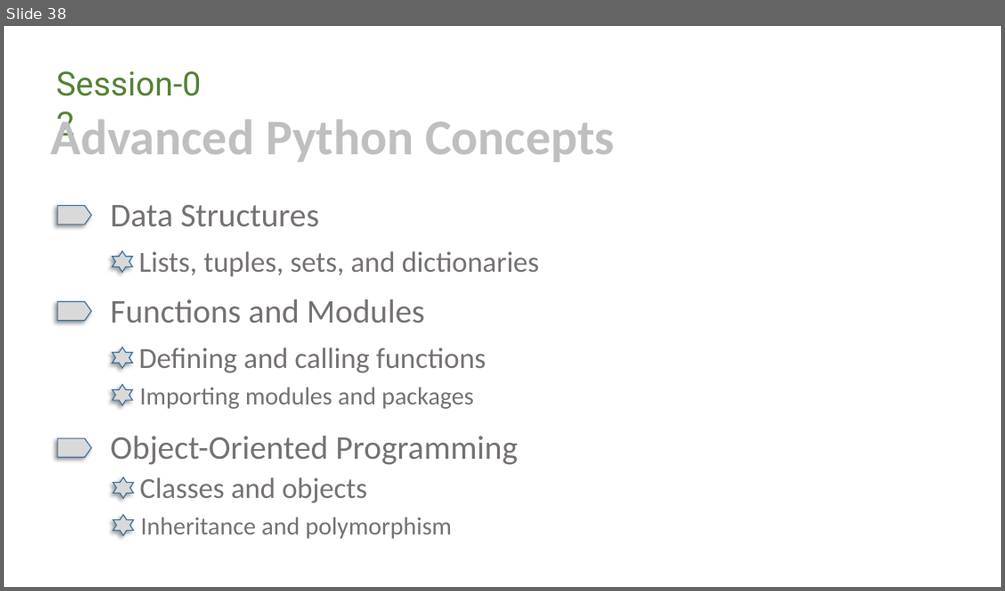
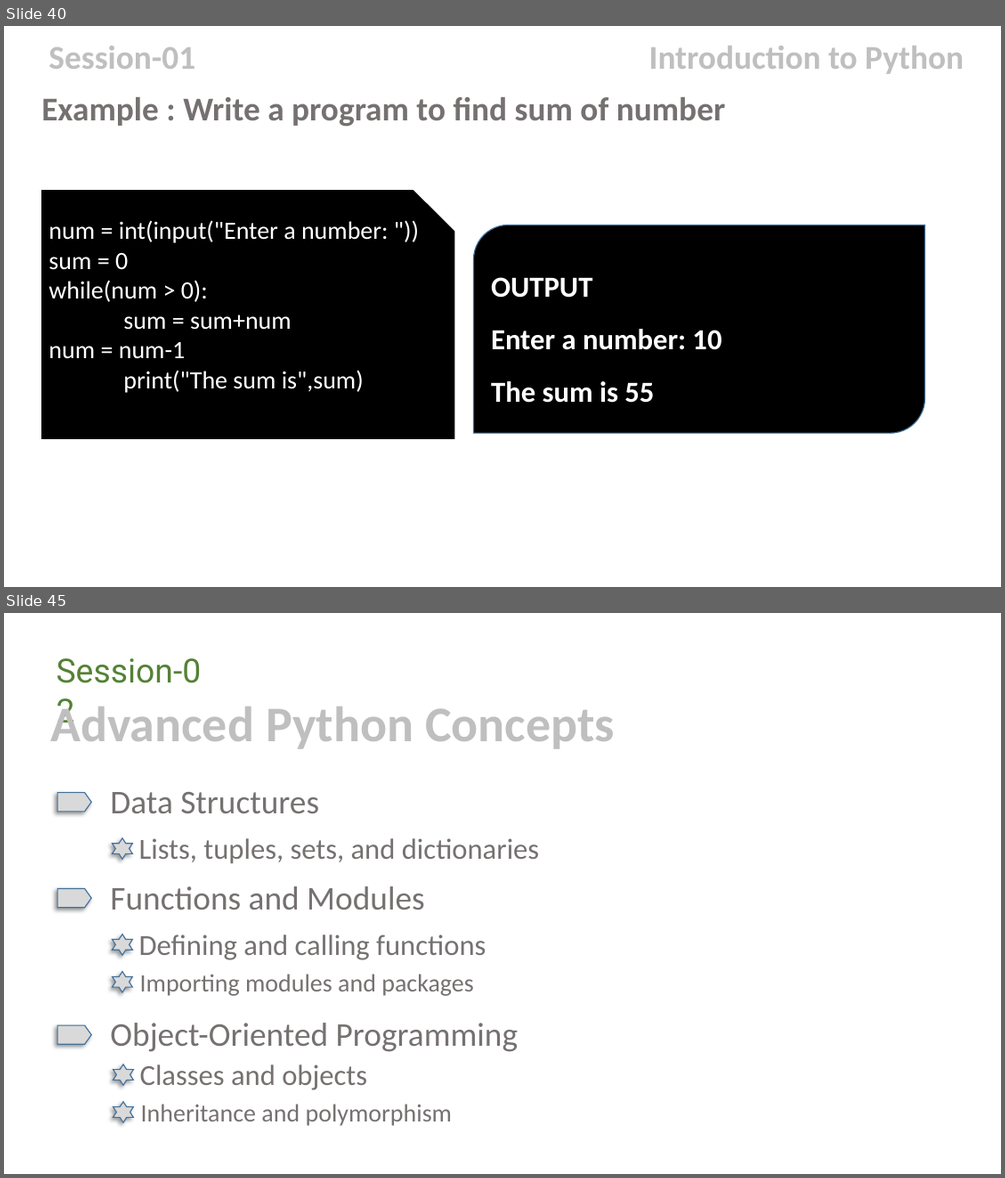
Before and after one commit to bibhu-otz/.NET, a slide deck: Python.pptx. Shown one above the other, each under a label of ours: slide 38 before the commit, slides 40 and 45 after it; the slides between them are not shown. The pictures are 1005x591 and 1005x1178 pixels, drawn with LibreOffice and Linux fonts; fonts in the diff are those of the drawing; background and template pictures are left out. Boxes give left, top, right and bottom in pixels: in the first picture for what was removed or moved away, otherwise in the second. Text is boxed around its words. In the diff, an @@ line names an element or a change of style, - is before the commit and + after.

```diff
--- a/Python.pptx
+++ b/Python.pptx
@@ slide 40 added at bbox=[4, 26, 1001, 587], background picture (left out) @@
@@ text added at bbox=[48, 46, 195, 69], 32 pt, text #BFBFBF, bold @@
+Session-01
@@ text added at bbox=[649, 46, 963, 74], 32 pt, text #BFBFBF, bold @@
+Introduction to Python
@@ text added at bbox=[41, 97, 726, 127], 32 pt, text #767171, bold @@
+Example : Write a program to find sum of number
@@ snip rect added at bbox=[41, 190, 455, 439], fill #000000, 24 pt, text #FFFFFF @@
+num = int(input("Enter a number: "))
+sum = 0
+while(num > 0):
+sum = sum+num
+num = num-1
+print("The sum is",sum)
@@ round diag rect added at bbox=[474, 224, 925, 433], fill #000000, outline #43739E 1 pt, 28 pt, text #FFFFFF, bold @@
+OUTPUT
+Enter a number: 10
+The sum is 55
@@ what was slide 38 is now slide 45 @@
```
Also in this commit, not shown: 6 other slides added.
